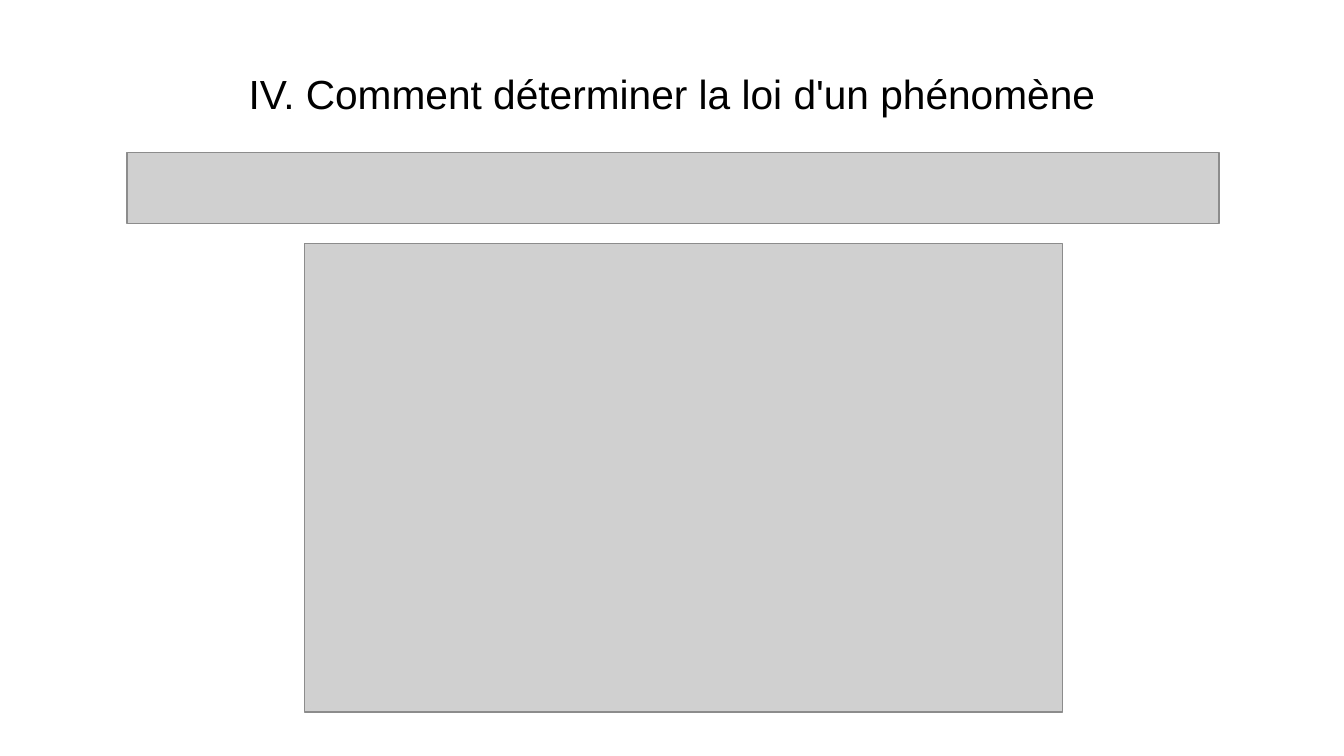
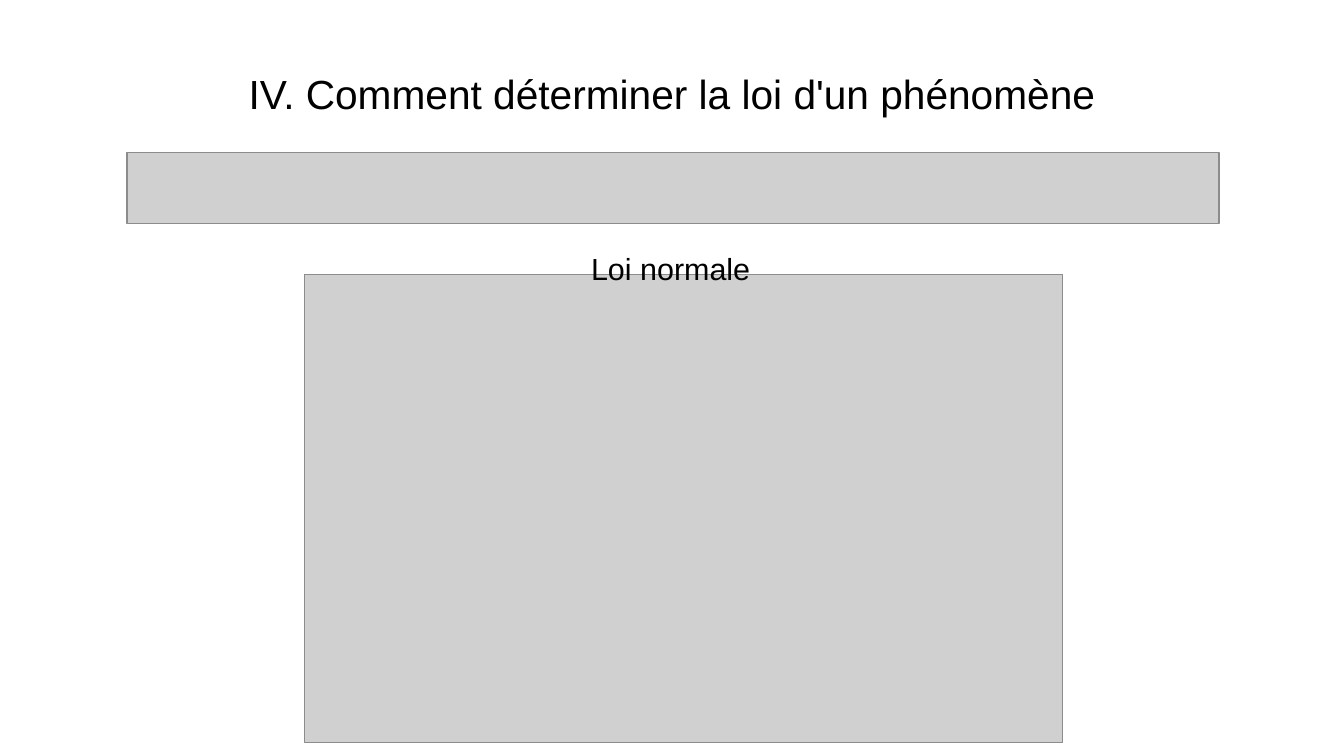
Before and after one commit to WIDEROZ/ESISAR-3A, a slide deck: slide 9 of Mathématiques/Oral/TP1.odp. Drawn at 1344x756 pixels with LibreOffice and Linux fonts; fonts in the diff are those of the drawing; grey boxes stand for pictures. Boxes give left, top, right and bottom in pixels: in the first picture for what was removed or moved away, otherwise in the second. Text is boxed around its words. In the diff, an @@ line names an element or a change of style, - is before the commit and + after.

```diff
--- a/Mathématiques/Oral/TP1.odp
+++ b/Mathématiques/Oral/TP1.odp
@@ text added at [591, 256, 750, 281], 18 pt, text #000000 @@
+Loi normale
@@ picture: place and size @@
-picture at [305, 244, 1063, 712]
+picture at [305, 274, 1063, 743]
```
Also in this commit, not shown: 1 other slide changed, 3 other files.
